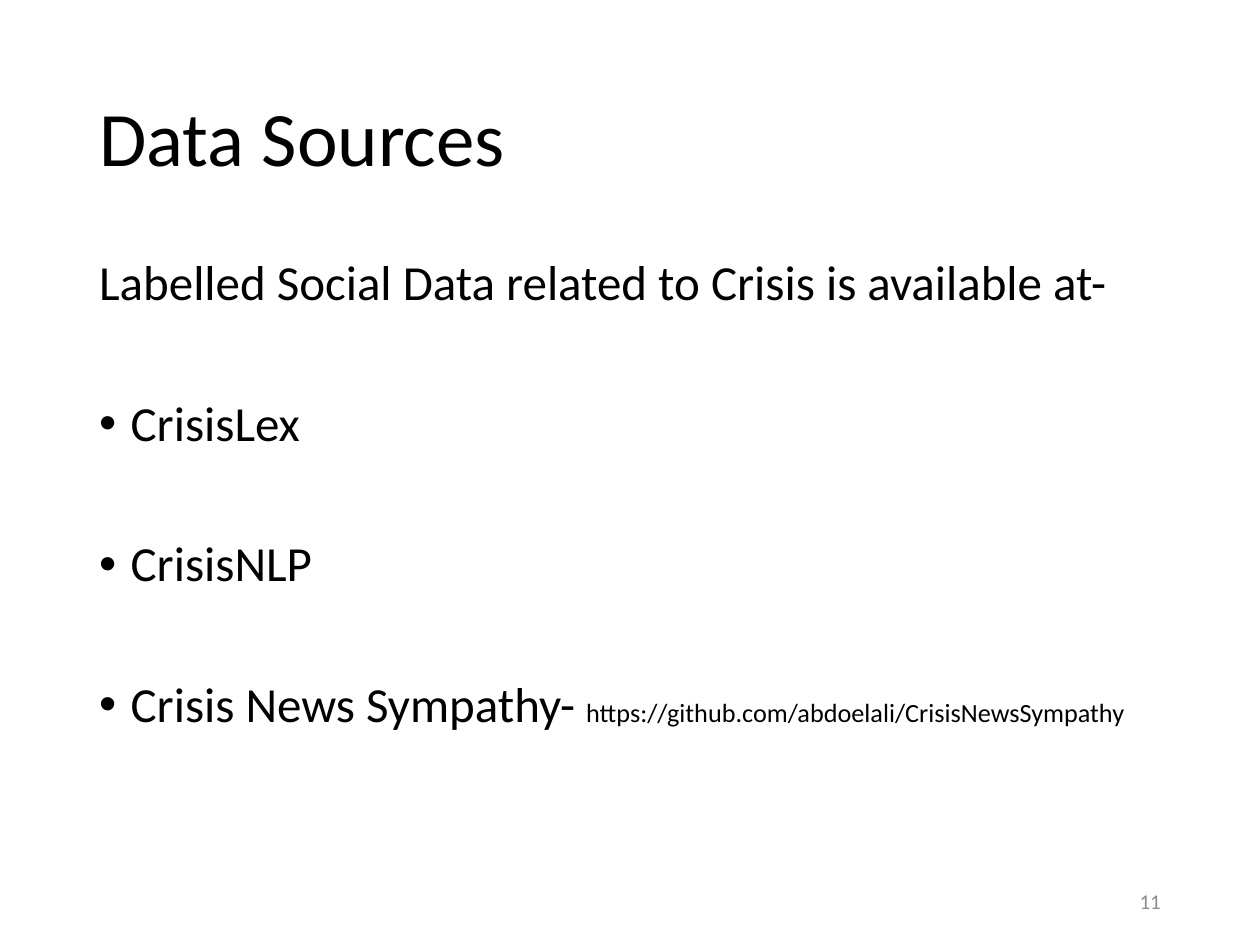
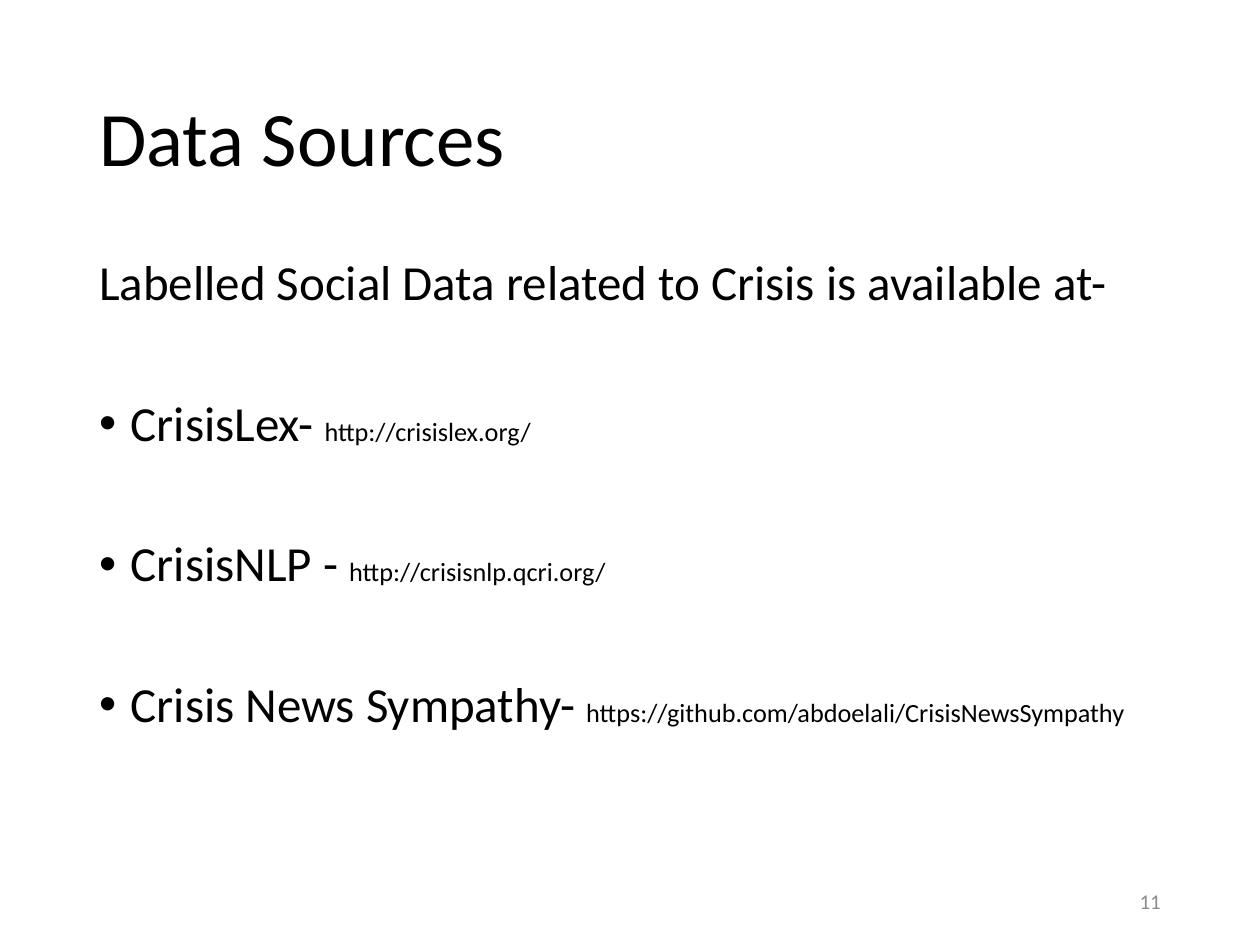
Before and after one commit to evhart/smasac-tutorial, a slide deck: slide 11 of slides/pptx/4-classification.pptx. Drawn at 1260x945 pixels with LibreOffice and Linux fonts; fonts in the diff are those of the drawing. Boxes give left, top, right and bottom in pixels: in the first picture for what was removed or moved away, otherwise in the second. Text is boxed around its words. In the diff, an @@ line names an element or a change of style, - is before the commit and + after.

```diff
--- a/slides/pptx/4-classification.pptx
+++ b/slides/pptx/4-classification.pptx
@@ text at bbox=[131, 407, 605, 586]: text changed; size 28 to 15 pt @@
-• CrisisLex
-• CrisisNLP
+• CrisisLex- http://crisislex.org/
+• CrisisNLP - http://crisisnlp.qcri.org/
```
Also in this commit, not shown: 3 other slides changed.
